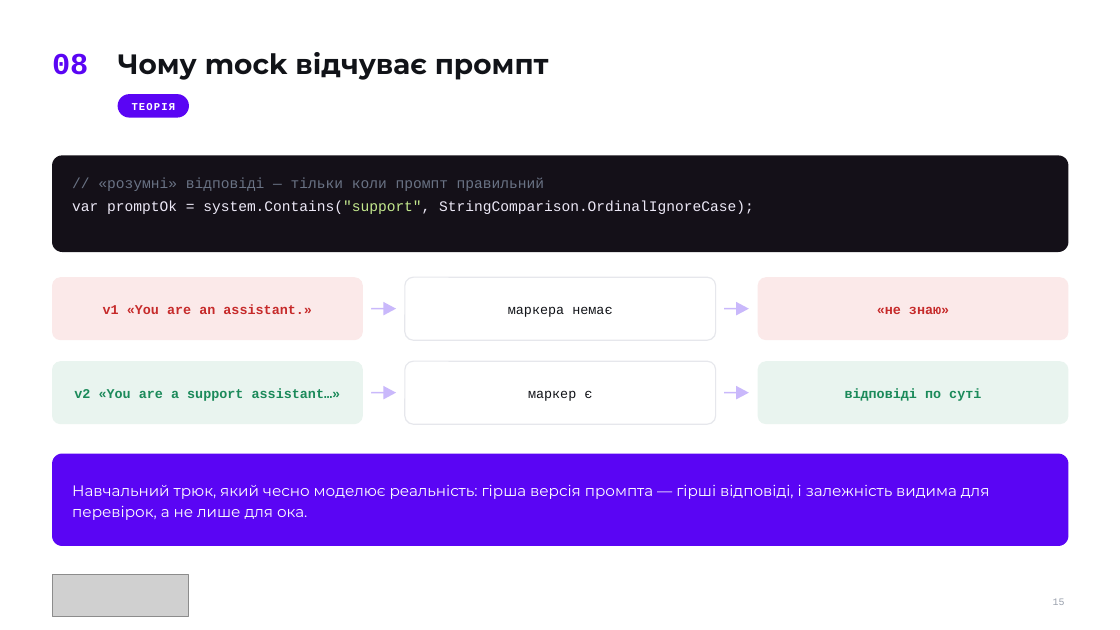
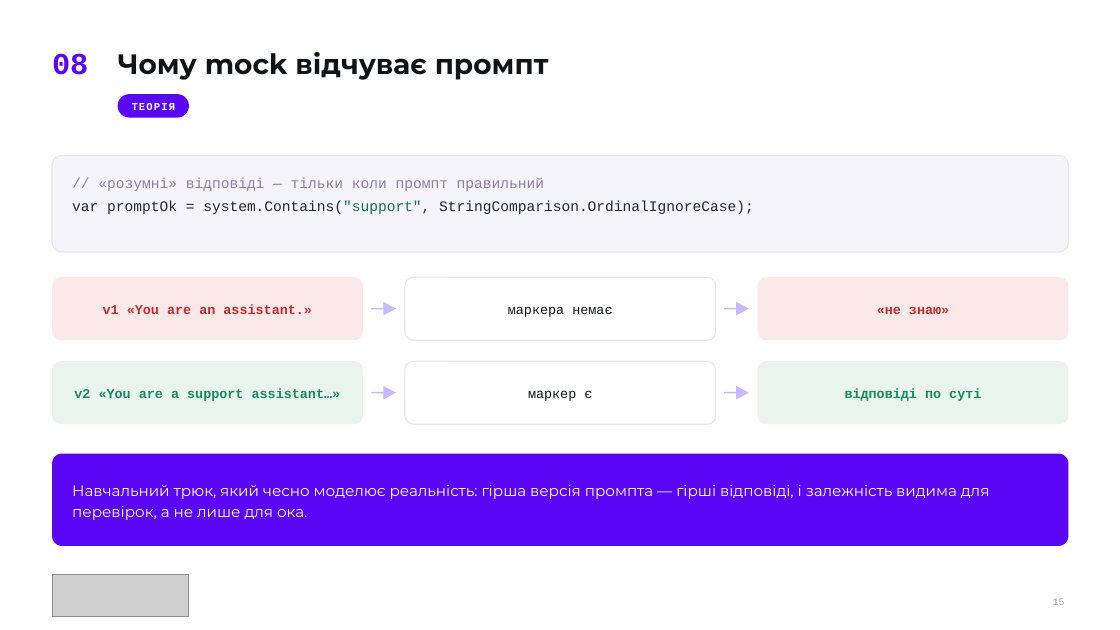
Before and after one commit to TarasFedorenkoFTV/llmops-bootcamp, a slide deck: slide 15 of docs/decks/L02.pptx. Drawn at 1120x630 pixels with LibreOffice and Linux fonts; fonts in the diff are those of the drawing; grey boxes stand for pictures. Boxes give left, top, right and bottom in pixels: in the first picture for what was removed or moved away, otherwise in the second. Text is boxed around its words. In the diff, an @@ line names an element or a change of style, - is before the commit and + after.

```diff
--- a/docs/decks/L02.pptx
+++ b/docs/decks/L02.pptx
@@ rounded rectangle at <box>52,155,1069,252</box>: fill #141018 to #F5F4FA; outline none to #E6E7EC 1 pt @@
@@ text "// «розумні» відповіді — тільки ..." at <box>72,177,754,214</box>: text colour #6A7385 to #8A7FA6 in "// «розумні» відповіді — тільки коли промпт ..."; text colour #ECE8F6 to #23262F in "var promptOk = system.Contains("support", StringComparison.O ..."; text colour #C3E88D to #177245 in "system.Contains("support"," @@
```
Also in this commit, not shown: 5 other slides changed, 23 other files.
